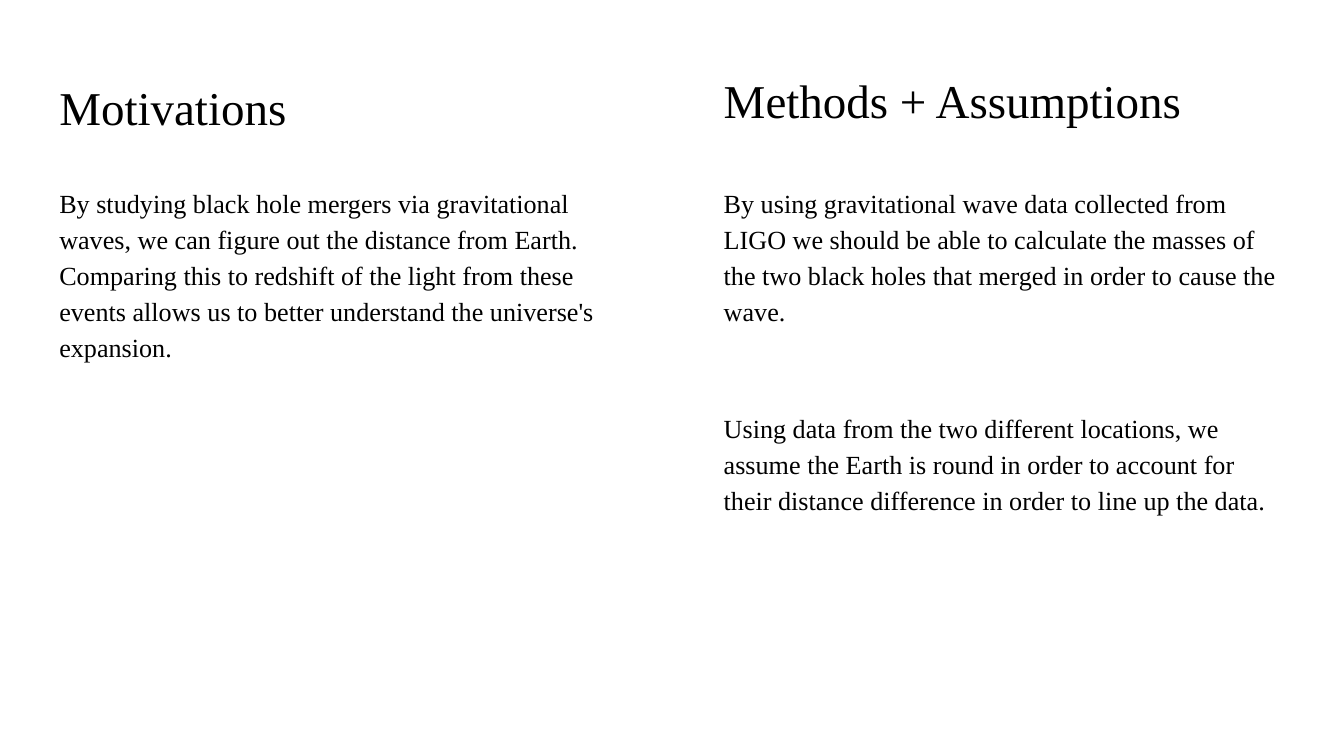
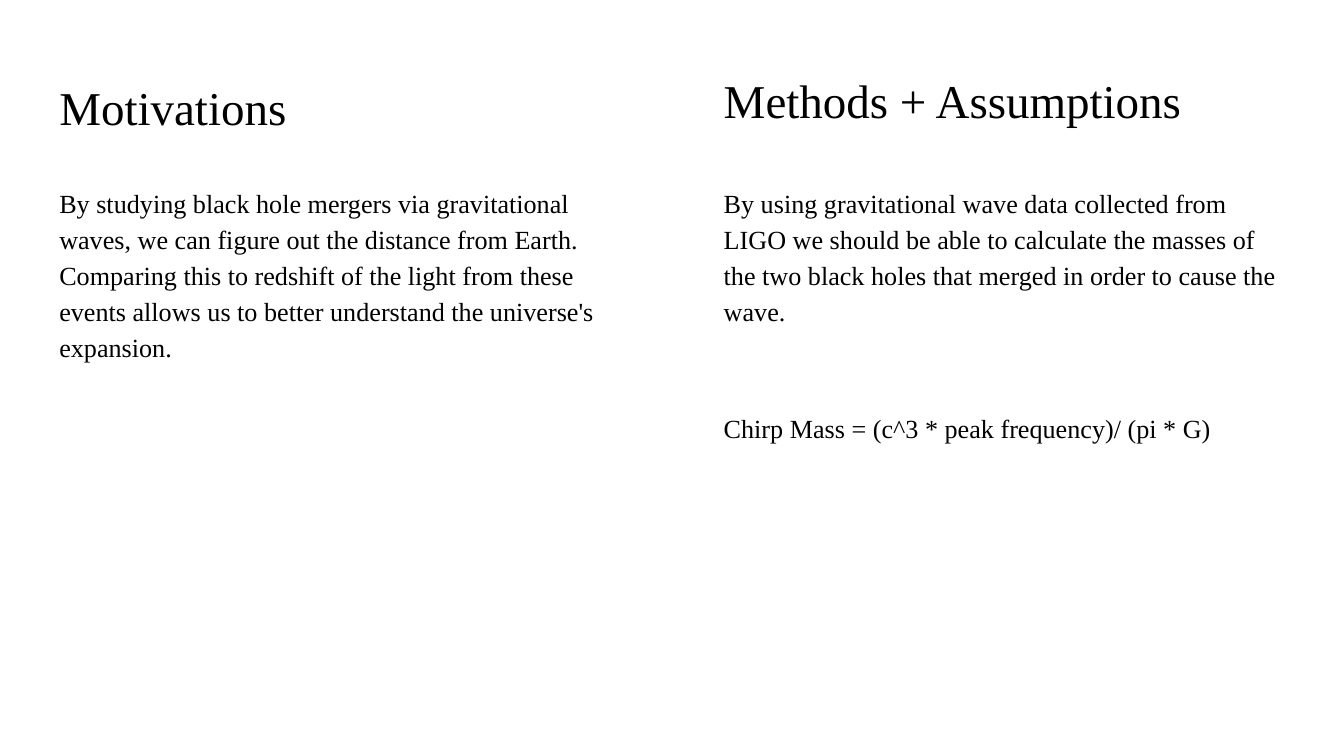
Before and after one commit to sawible/AHHHHHHHHHHH, a slide deck: slide 2 of Grav Wave/Gravitational Waves.pptx. Drawn at 1344x756 pixels with LibreOffice and Linux fonts; fonts in the diff are those of the drawing. Boxes give left, top, right and bottom in pixels: in the first picture for what was removed or moved away, otherwise in the second. Text is boxed around its words. In the diff, an @@ line names an element or a change of style, - is before the commit and + after.

```diff
--- a/Grav Wave/Gravitational Waves.pptx
+++ b/Grav Wave/Gravitational Waves.pptx
@@ text at box(724, 419, 1211, 444): text changed @@
-Using data from the two different locations, we assume the Earth is round in order to account for their distance difference in order to line up the data.
+Chirp Mass = (c^3 * peak frequency)/ (pi * G)
```
Also in this commit, not shown: 1 other slide changed, 3 slides added, 7 slides removed, 5 other files.
